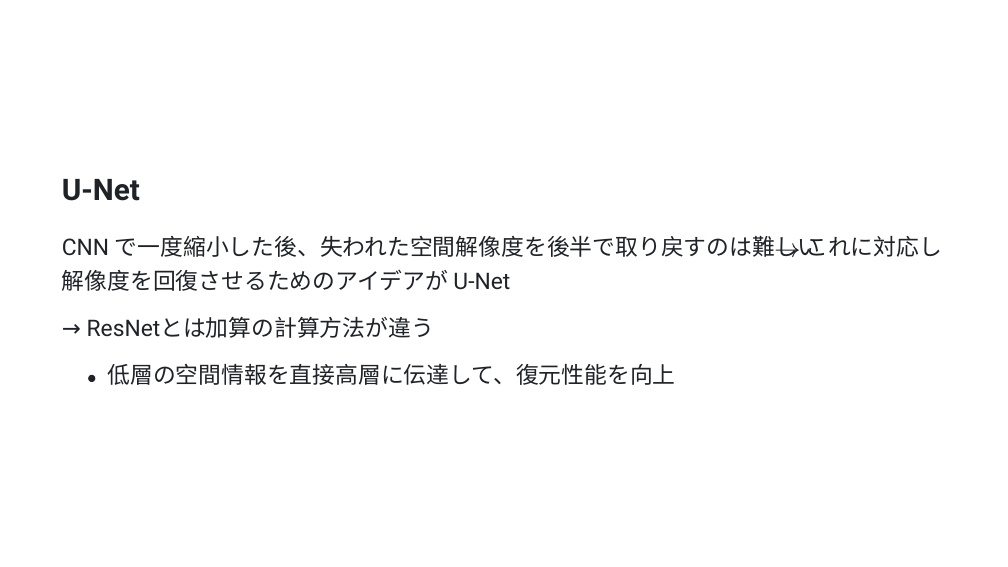
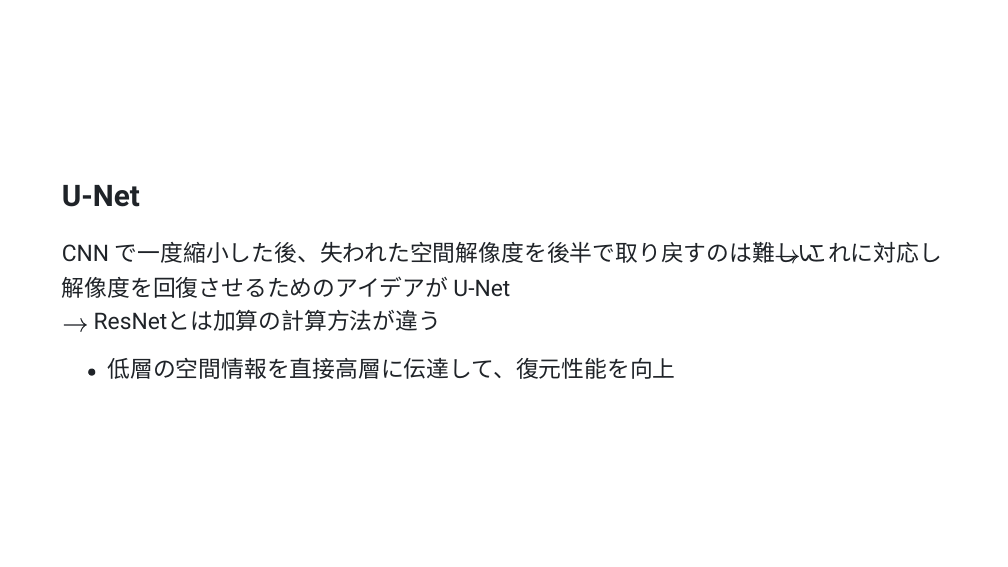
Before and after one commit to frinfo702/slides, a slide deck: slide 14 of nishikawa-lab/pptx/20251017_presentation.pptx (slide 12 before the commit). Drawn at 1008x567 pixels with LibreOffice and Linux fonts; fonts in the diff are those of the drawing. Boxes give left, top, right and bottom in pixels: in the first picture for what was removed or moved away, otherwise in the second. Text is boxed around its words. In the diff, an @@ line names an element or a change of style, - is before the commit and + after.

```diff
--- a/nishikawa-lab/pptx/20251017_presentation.pptx
+++ b/nishikawa-lab/pptx/20251017_presentation.pptx
@@ 4 texts, 1 freeform shape: place and size @@
-4 texts, 1 freeform shape at bbox=[62, 179, 942, 291]
+4 texts, 1 freeform shape at bbox=[62, 185, 942, 298]
@@ freeform shape added at bbox=[64, 318, 87, 332], fill #1F2328 @@
@@ text at bbox=[94, 310, 441, 331]: text changed @@
-→ ResNetとは加算の計算⽅法が違う
+ResNetとは加算の計算⽅法が違う
@@ text "低層の空間情報を直接⾼層に伝達して、復元性能を向上": place and size @@
-text "低層の空間情報を直接⾼層に伝達して、復元性能を向上" at bbox=[107, 364, 675, 385]
+text "低層の空間情報を直接⾼層に伝達して、復元性能を向上" at bbox=[107, 358, 675, 379]
@@ freeform shape: place and size @@
-freeform shape at bbox=[88, 375, 95, 382]
+freeform shape at bbox=[88, 368, 95, 375]
```
Also in this commit, not shown: 7 other slides changed, 3 slides added, 1 slide removed, 2 other files.
